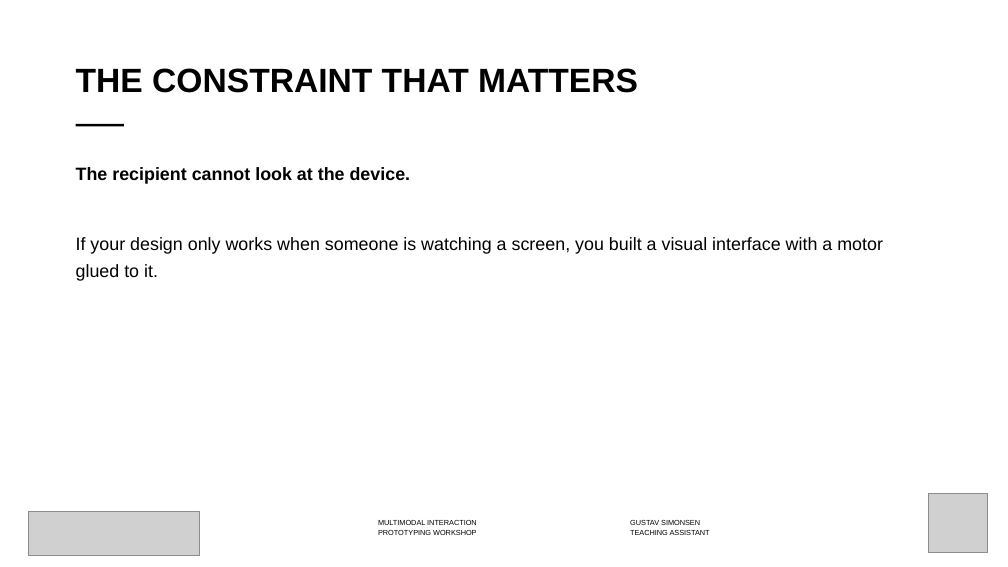
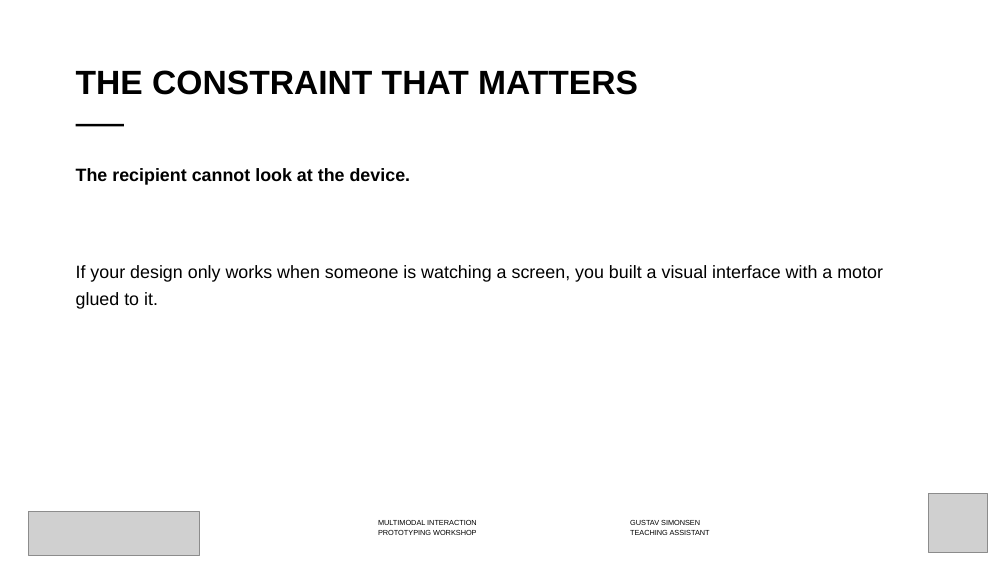
Before and after one commit to labtools-au/multimodal-actuator-workshop, a slide deck: slide 18 of docs/multimodal-actuator-workshop.pptx. Drawn at 1008x567 pixels with LibreOffice and Linux fonts; fonts in the diff are those of the drawing; grey boxes stand for pictures; background and template pictures are left out. Boxes give left, top, right and bottom in pixels: in the first picture for what was removed or moved away, otherwise in the second. Text is boxed around its words. In the diff, an @@ line names an element or a change of style, - is before the commit and + after.

```diff
--- a/docs/multimodal-actuator-workshop.pptx
+++ b/docs/multimodal-actuator-workshop.pptx
@@ title "THE CONSTRAINT THAT MATTERS" at <box>76,70,638,95</box>: line spacing 0.98 to 1 @@
@@ text "The recipient cannot look at ..." at <box>76,168,883,309</box>: line spacing 1.25 to 1.28; more space between paragraphs @@
```
Also in this commit, not shown: 18 other slides changed, 6 other files.
